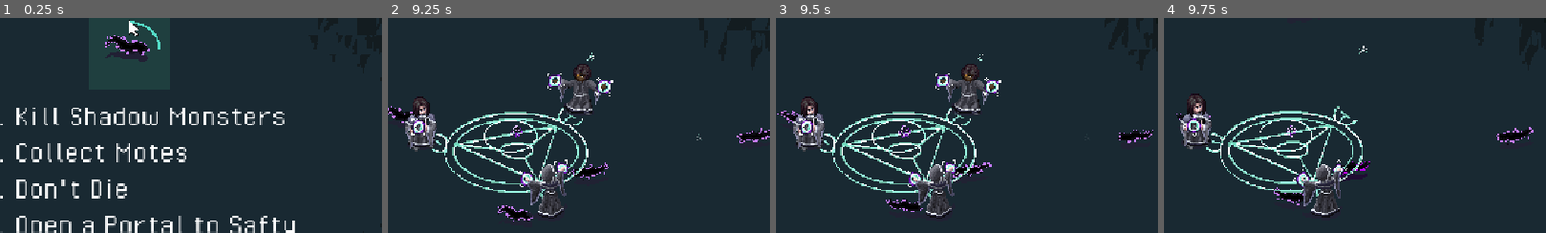
Above: before the commit, frames 1-4 (left to right).
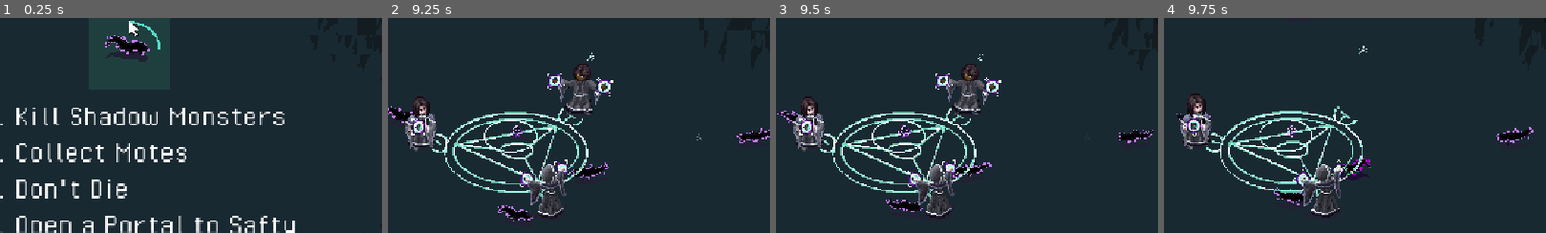
Above: after the commit, the same moments.

Repository: alifeee/loop
Game: Godot game, scene res://scenes/main.tscn
The game is run twice, just before and just after one commit, with the same random seed, the same clock (stepped at 60 frames per second) and the same inputs. The engine's default icon, where the game draws it, is replaced by a stand-in: a white triangle on a blue panel in a dark square.
Inputs (mouse positions are % of the whole screen's width and height, from its top left):
- Up to frame 1 (0.25 s): no input
- Up to frame 2 (9.25 s): click "Start" at 0.5 s; move the mouse to (72, 45) at 1.27 s; press the mouse at (72, 45) at 1.28 s; move the mouse to (30, 55) at 2.02 s; release the mouse at (30, 55) at 2.03 s; click (30, 55) at 2.1 s; move the mouse to (60, 28) at 2.77 s; press the mouse at (60, 28) at 2.78 s; move the mouse to (45, 70) at 3.52 s; release the mouse at (45, 70) at 3.53 s; click (45, 70) at 3.6 s; move the mouse to (80, 65) at 4.27 s; press the mouse at (80, 65) at 4.28 s; move the mouse to (20, 35) at 5.02 s; release the mouse at (20, 35) at 5.03 s; click (20, 35) at 5.1 s; move the mouse to (55, 50) at 5.77 s; press the mouse at (55, 50) at 5.78 s; move the mouse to (35, 25) at 6.52 s; release the mouse at (35, 25) at 6.53 s; click (35, 25) at 6.6 s; move the mouse to (72, 45) at 7.27 s; press the mouse at (72, 45) at 7.28 s; move the mouse to (30, 55) at 8.02 s; release the mouse at (30, 55) at 8.03 s; click (30, 55) at 8.1 s; move the mouse to (60, 28) at 8.77 s; press the mouse at (60, 28) at 8.78 s
- Up to frame 3 (9.5 s): no input
- Up to frame 4 (9.75 s): move the mouse to (45, 70) at 9.52 s; release the mouse at (45, 70) at 9.53 s; click (45, 70) at 9.6 s
The pictures show only the part of the screen within x 33-83%, y 19-69%; the shares and areas given below are measured in that part.

Frames 1-3 are identical in both runs. In frame 4, 0.2% of the frame differs, in the area x 45-55%, y 65-76%.

Commit message:
added being dead to the game

Diff:
--- a/scripts/demon.gd
+++ b/scripts/demon.gd
@@ -75,6 +75,9 @@
 func die() -> void:
 	if hittween:
 		hittween.kill()
+
+	sprite.stop()
+
 	dead = true
 	self.walk_speed = 0
 	self.modulate = Color("#f0ff")
